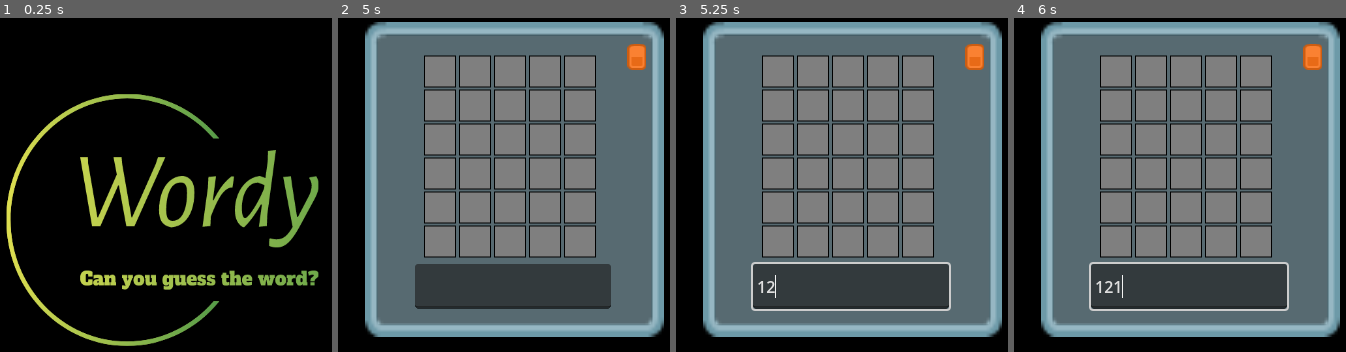
Above: before the commit, frames 1-4 (left to right).
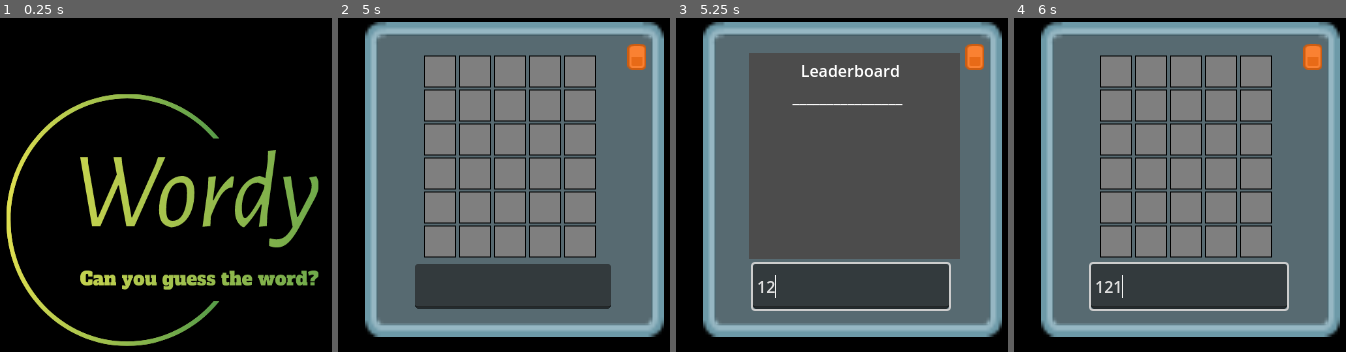
Above: after the commit, the same moments.

Repository: KindaWrks/Wordy
Game: Godot game, scene res://boot_up.tscn
The game is run twice, just before and just after one commit, with the same random seed, the same clock (stepped at 60 frames per second) and the same inputs.
Inputs (mouse positions are in pixels of both pictures, inside the frame that each line leads up to):
- Up to frame 1 (0.25 s): no input
- Up to frame 2 (5 s): tap Enter at 0.5, 2, 3.5 s; move the mouse to (603, 198) at 0.52 s; tap 1 (Show_LB, bound only after the commit) at 0.6 s; click (603, 198) at 0.67 s; tap Space at 1.25, 2.75, 4.25 s; drag from (434, 238) to (494, 298) at 1.27 s; move the mouse to (553, 131) at 2.02 s; click (553, 131) at 2.1 s; drag from (494, 298) to (394, 158) at 2.77 s; move the mouse to (633, 278) at 3.52 s; tap L (Show_LB, bound only before the commit) at 3.6 s; click (633, 278) at 3.67 s; drag from (394, 158) to (454, 118) at 4.27 s
- Up to frame 3 (5.25 s): click (851, 285) at 5.02 s; type "12" at 5.1 s
- Up to frame 4 (6 s): move the mouse to (1189, 31) at 5.77 s; tap 1 (Show_LB, bound only after the commit) at 5.85 s; click (1189, 31) at 5.92 s

Frames 1-2 are identical in both runs. In frame 3, 37% of the frame differs, in the area x 21-86%, y 10-73%; in frame 4, nothing differs.

Commit message:
changed scorepanel hotkey

Diff:
--- a/project.godot
+++ b/project.godot
@@ -37,7 +37,7 @@
 }
 Show_LB={
 "deadzone": 0.5,
-"events": [Object(InputEventKey,"resource_local_to_scene":false,"resource_name":"","device":-1,"window_id":0,"alt_pressed":false,"shift_pressed":false,"ctrl_pressed":false,"meta_pressed":false,"pressed":false,"keycode":0,"physical_keycode":76,"key_label":0,"unicode":108,"echo":false,"script":null)
+"events": [Object(InputEventKey,"resource_local_to_scene":false,"resource_name":"","device":-1,"window_id":0,"alt_pressed":false,"shift_pressed":false,"ctrl_pressed":false,"meta_pressed":false,"pressed":false,"keycode":0,"physical_keycode":49,"key_label":0,"unicode":49,"echo":false,"script":null)
 ]
 }
 
--- a/wordy.tscn
+++ b/wordy.tscn
@@ -168,12 +168,14 @@
 
 [node name="fireworks" type="AnimatedSprite2D" parent="."]
 visible = false
+z_index = 2
 position = Vector2(124, 154)
 rotation = 3.14104
 sprite_frames = SubResource("SpriteFrames_e4xox")
 animation = &"stars"
 
 [node name="mirrored" type="AnimatedSprite2D" parent="fireworks"]
+z_index = 2
 position = Vector2(-148.006, 10.9188)
 rotation = -3.1388
 sprite_frames = SubResource("SpriteFrames_g380k")
@@ -181,6 +183,7 @@
 
 [node name="LeaderBoard" type="Node2D" parent="."]
 visible = false
+z_index = 1
 script = ExtResource("9_jr2qa")
 
 [node name="LeaderboardLabel" type="Label" parent="LeaderBoard"]
